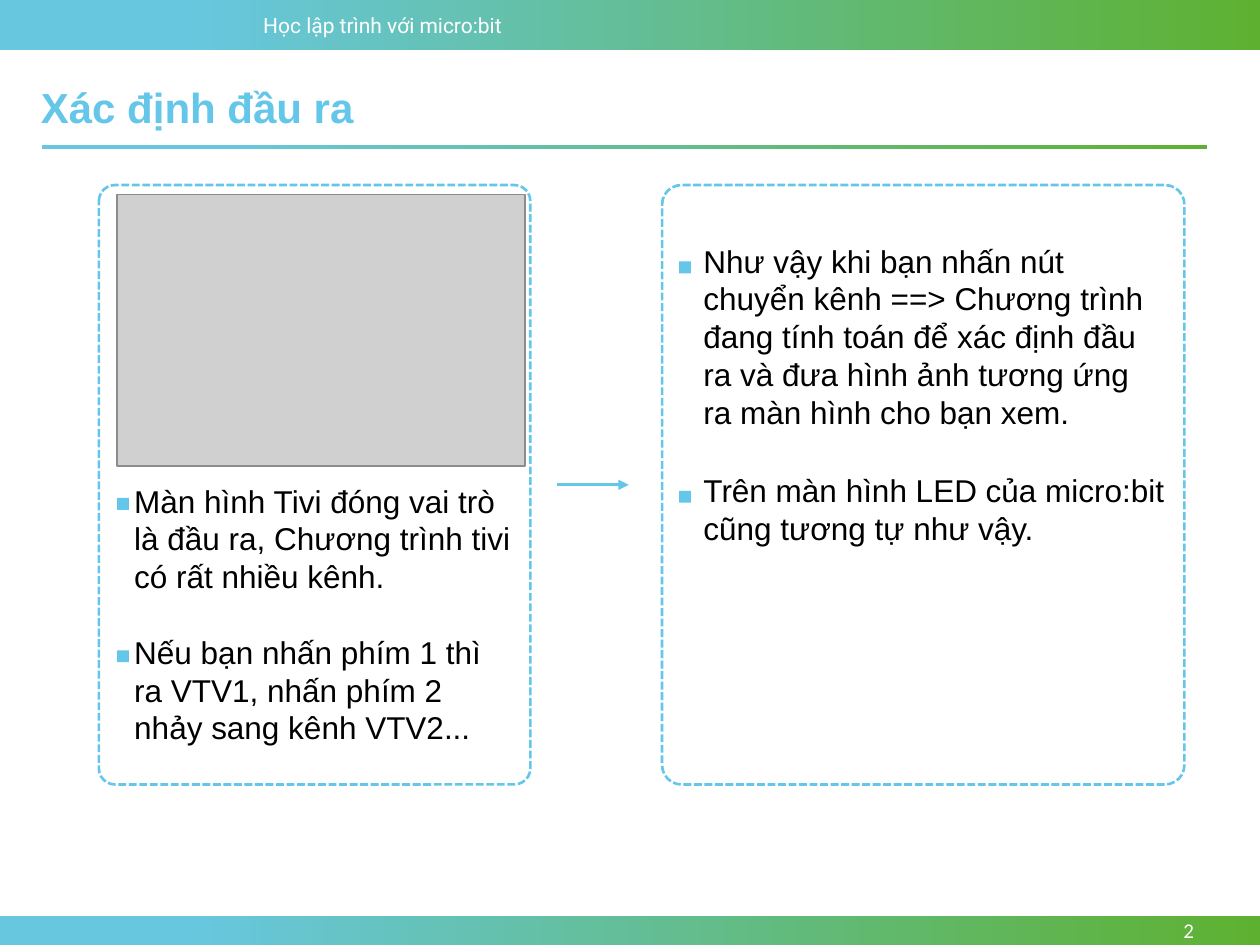
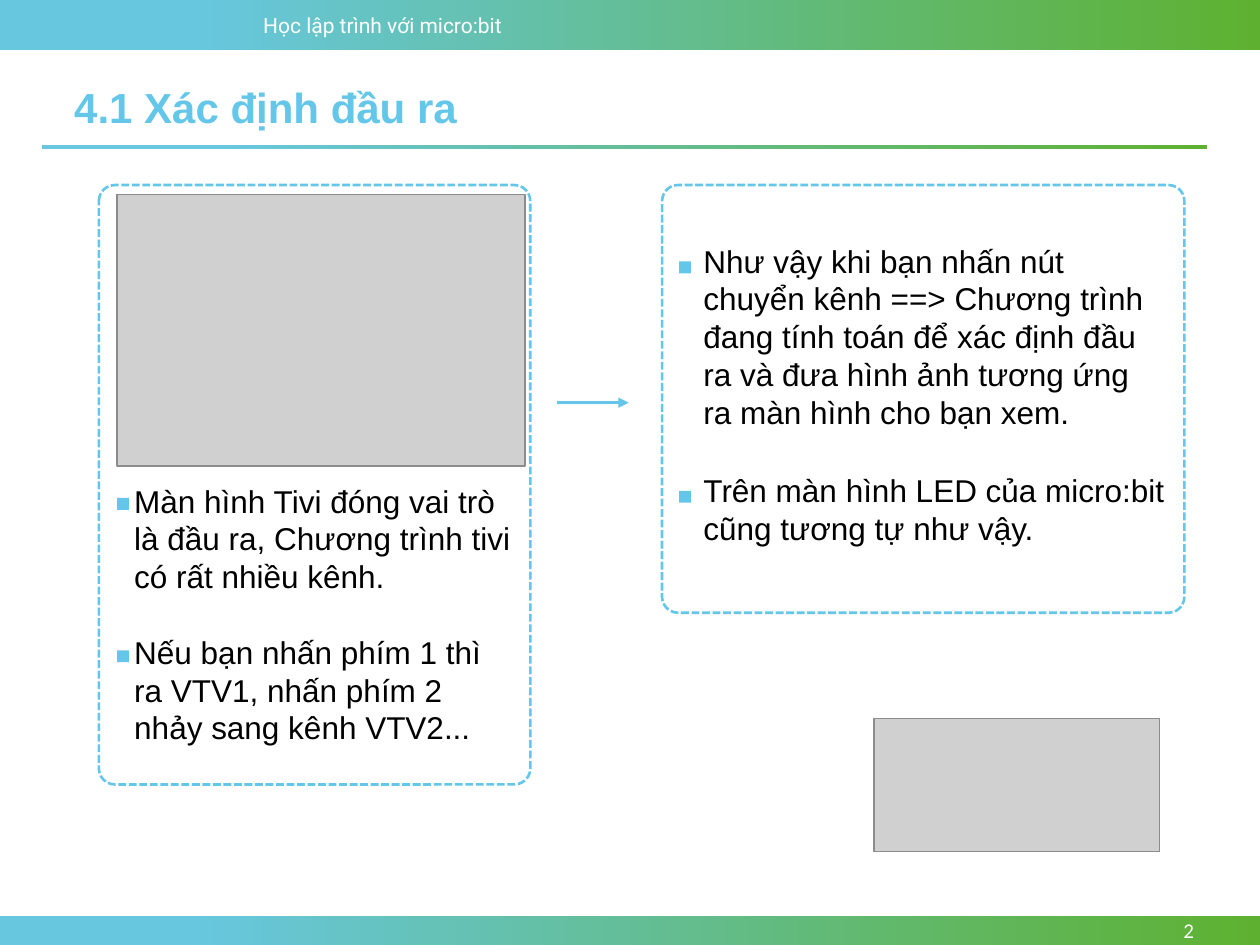
Before and after one commit to nhannn87dn/Learn-microbit, a slide deck: slide 2 of Lessions/Bai-04-Conditions-and-Logic/4.Conditional-and-Boolean.pptx. Drawn at 1260x945 pixels with LibreOffice and Linux fonts; fonts in the diff are those of the drawing; grey boxes stand for pictures; background and template pictures are left out. Boxes give left, top, right and bottom in pixels: in the first picture for what was removed or moved away, otherwise in the second. Text is boxed around its words. In the diff, an @@ line names an element or a change of style, - is before the commit and + after.

```diff
--- a/Lessions/Bai-04-Conditions-and-Logic/4.Conditional-and-Boolean.pptx
+++ b/Lessions/Bai-04-Conditions-and-Logic/4.Conditional-and-Boolean.pptx
@@ text at box(74, 90, 457, 131): text changed @@
-Xác định đầu ra
+4.1 Xác định đầu ra
@@ rounded rectangle: place and size @@
-rounded rectangle at box(662, 185, 1184, 785)
+rounded rectangle at box(662, 185, 1184, 612)
@@ arrow moved from (557, 485) - (629, 485) to (557, 403) - (629, 403) @@
@@ picture added at box(874, 718, 1160, 852) @@
```
Also in this commit, not shown: 2 other slides changed, 11 slides added, 9 other files.
